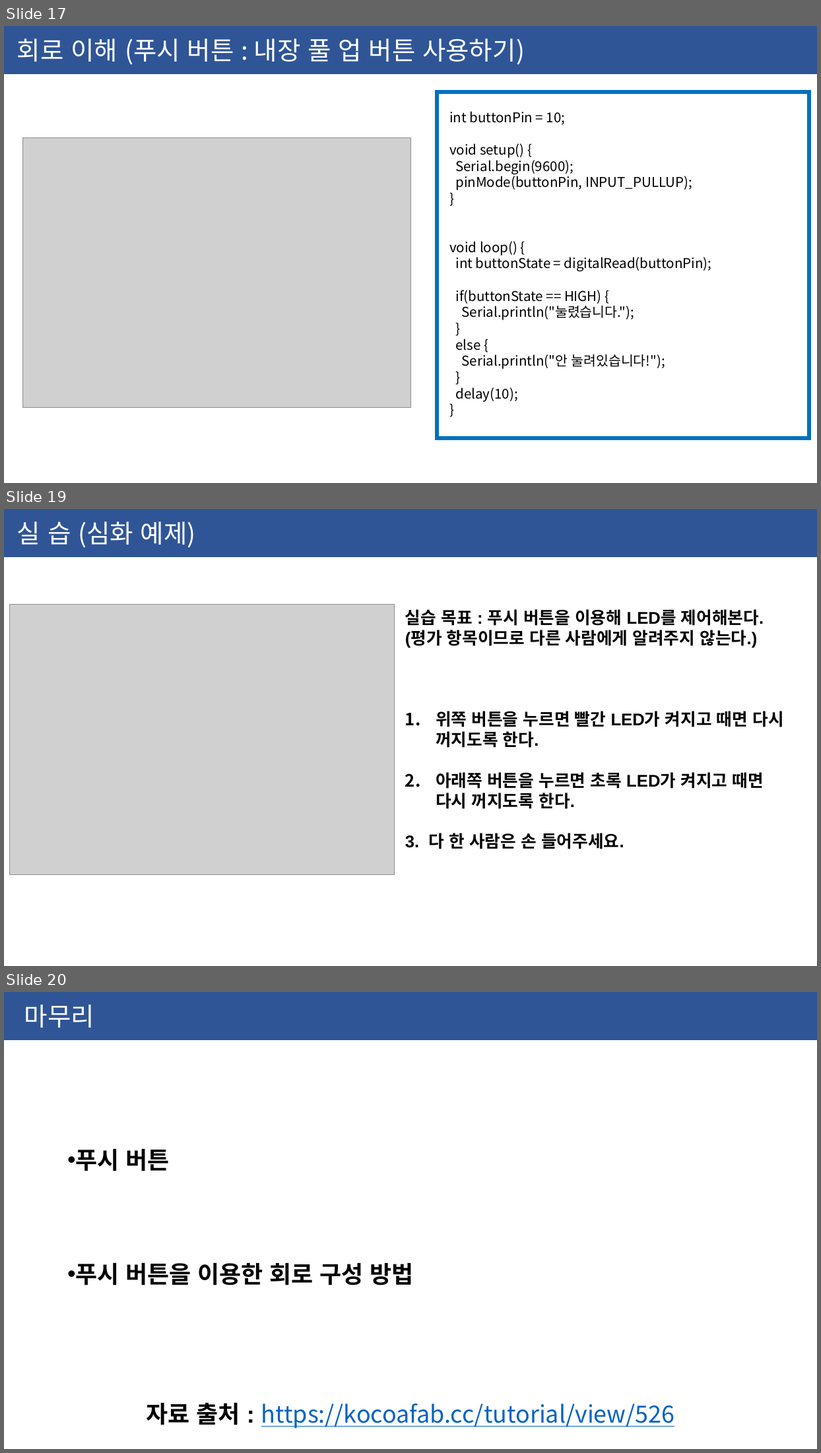
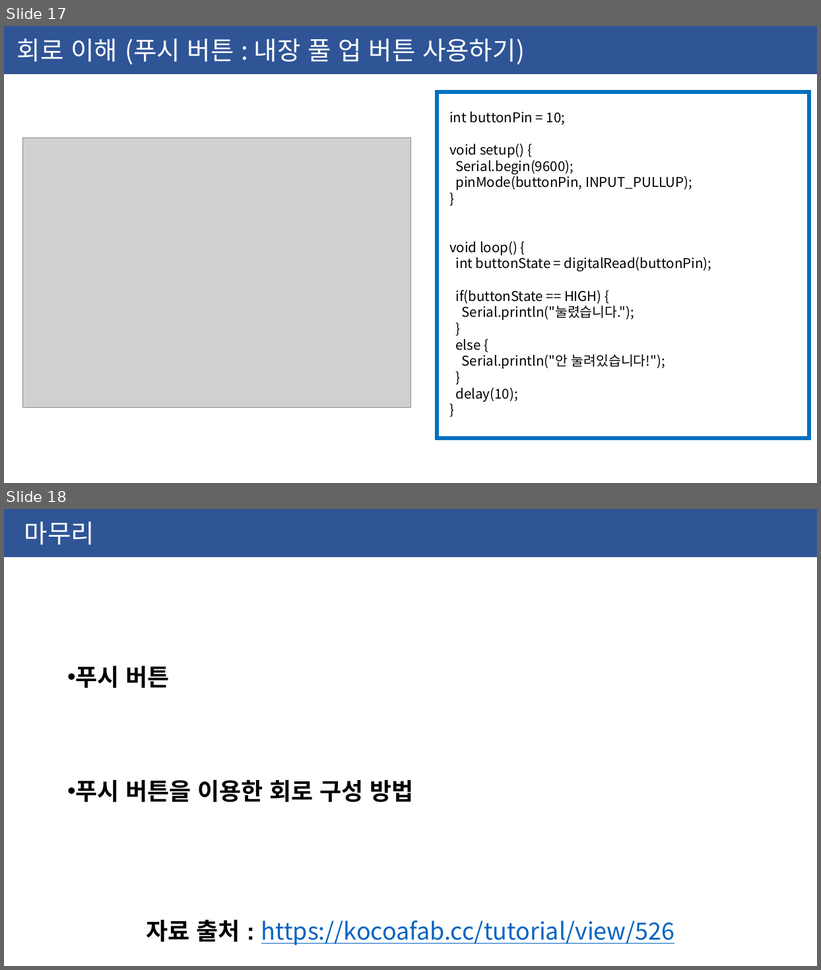
Before and after one commit to ssjf409/2020-yeonsu-highschool, a slide deck: 2020-06-03-연수고.pptx. Shown one above the other, each under a label of ours: slides 17, 19 and 20 before the commit, slides 17 and 18 after it; the slides between them are not shown. The pictures are 821x1453 and 821x970 pixels, drawn with LibreOffice and Linux fonts; fonts in the diff are those of the drawing; grey boxes stand for pictures. Boxes give left, top, right and bottom in pixels: in the first picture for what was removed or moved away, otherwise in the second. Text is boxed around its words. In the diff, an @@ line names an element or a change of style, - is before the commit and + after.

```diff
--- a/2020-06-03-연수고.pptx
+++ b/2020-06-03-연수고.pptx
@@ slide 19 removed at [4,509,817,966], background #FFFFFF @@
@@ rectangle removed at [4,509,817,557] @@
-실 습 (심화 예제)
@@ picture removed at [9,605,395,875] @@
@@ text removed at [405,609,783,850] @@
-실습 목표 : 푸시 버튼을 이용해 LED를 제어해본다.
-(평가 항목이므로 다른 사람에게 알려주지 않는다.)
-1. 위쪽 버튼을 누르면 빨간 LED가 켜지고 때면 다시 꺼지도록 한다.
-2. 아래쪽 버튼을 누르면 초록 LED가 켜지고 때면 다시 꺼지도록 한다.
-3. 다 한 사람은 손 들어주세요.
@@ what was slide 20 is now slide 18 @@
```
Also in this commit, not shown: 1 other slide removed.
